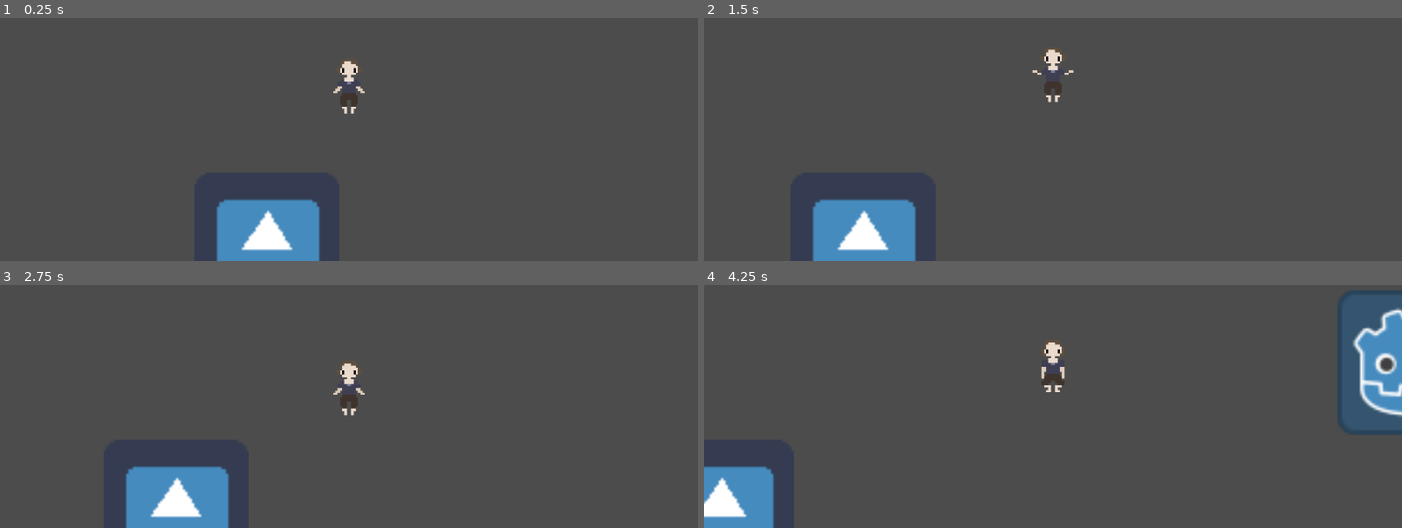
Above: before the commit, frames 1-4 (two rows, left to right).
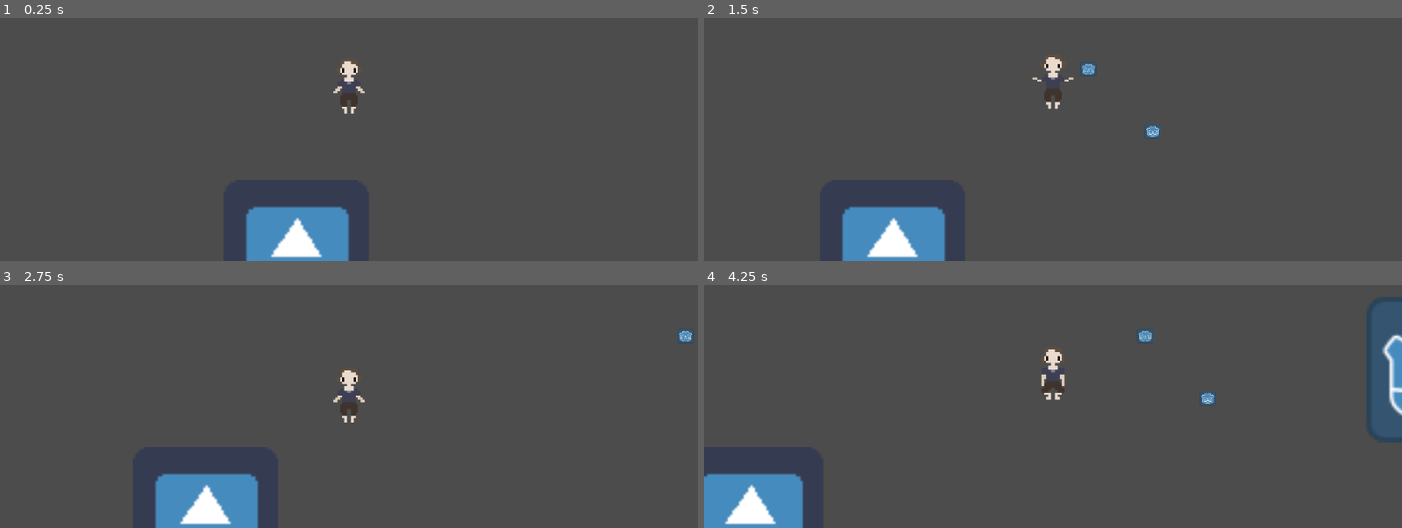
Above: after the commit, the same moments.

Repository: linasdev/qualia
Game: Godot game, scene res://scenes/scene1/scene1.tscn
Two runs of this game, one before a commit and one after it. Both use one fixed random seed, a clock stepped at 60 frames per second and the inputs below. The engine's default icon, where the game draws it, is replaced by a stand-in: a white triangle on a blue panel in a dark square.
Inputs (mouse positions are in pixels of both pictures, inside the frame that each line leads up to):
- Up to frame 1 (0.25 s): no input
- Up to frame 2 (1.5 s): move the mouse to (1206, 37) at 0.52 s; hold Right (ui_right) from 0.53 s (still down); tap E (interact) at 0.6 s; tap Space (jump) at 0.77, 1.07 s; click (1206, 37) at 0.8 s; move the mouse to (913, 78) at 1.27 s; click (913, 78) at 1.35 s
- Up to frame 3 (2.75 s): tap Space (jump) at 1.52, 1.55, 1.82, 2.1 s; move the mouse to (outside the picture) at 2.02 s; release Right (ui_right) at 2.03 s; hold Left (ui_left) from 2.03 s (still down); tap E (interact) at 2.3 s
- Up to frame 4 (4.25 s): move the mouse to (1018, 406) at 2.77 s; release Left (ui_left) at 2.78 s; hold Right (ui_right) from 2.78 s (still down); tap E (interact) at 2.85 s; tap Space (jump) at 3.02, 3.32, 3.77, 3.8, 4.07 s; click (1018, 406) at 3.05 s; move the mouse to (1262, 384) at 3.52 s; click (1262, 384) at 3.6 s

The runs differ from the first frame. In frame 1, 3.6% of the frame differs, in the area x 31-50%, y 74-100%; in frame 2, 4.3%; in frame 3, 4.2%; in frame 4, 7.7%, in the area x 0-100%, y 2-100%.

Commit message:
Add gun

Diff:
--- /dev/null
+++ b/entities/bullet/bullet.gd
@@ -0,0 +1,9 @@
+extends KinematicBody2D
+
+export var speed = 100
+
+var velocity = Vector2()
+
+func _physics_process(_delta):
+	velocity.x = speed;
+	velocity = move_and_slide(velocity, Vector2(0, -1))
--- /dev/null
+++ b/entities/bullet/bullet.tscn
@@ -0,0 +1,18 @@
+[gd_scene load_steps=4 format=2]
+
+[ext_resource path="res://entities/bullet/bullet.gd" type="Script" id=1]
+[ext_resource path="res://entities/bullet/bullet.png" type="Texture" id=2]
+
+[sub_resource type="RectangleShape2D" id=1]
+extents = Vector2( 3.51136, 3.1778 )
+
+[node name="bullet" type="KinematicBody2D"]
+script = ExtResource( 1 )
+
+[node name="Sprite" type="Sprite" parent="."]
+position = Vector2( 0.0968533, 1.90735e-06 )
+scale = Vector2( 0.113165, 0.0980311 )
+texture = ExtResource( 2 )
+
+[node name="CollisionShape2D" type="CollisionShape2D" parent="."]
+shape = SubResource( 1 )
--- /dev/null
+++ b/entities/gun/gun.gd
@@ -0,0 +1,6 @@
+extends Sprite
+
+export (PackedScene) var Bullet
+
+func shoot():
+	var bul = Bullet.instance()
--- /dev/null
+++ b/entities/gun/gun.tscn
@@ -0,0 +1,6 @@
+[gd_scene load_steps=2 format=2]
+
+[ext_resource path="res://entities/gun/gun.gd" type="Script" id=1]
+
+[node name="gun_sprite" type="Sprite"]
+script = ExtResource( 1 )
--- a/entities/player/player.gd
+++ b/entities/player/player.gd
@@ -1,12 +1,14 @@
 extends KinematicBody2D
 
+export (PackedScene) var Bullet = preload("res://entities/bullet/bullet.tscn")
 export var run_speed = 50  # How fast the player will move (pixels/sec).
 export var jump_speed = -150
 export var gravity = 5
 
-var velocity = Vector2();
-var jumping = false;
-var interactableObject;
+var velocity = Vector2()
+var jumping = false
+var interactableObject
+var hasGun = true
 
 func _input(event):
 	if Input.is_action_just_pressed("jump") and is_on_floor():
@@ -47,6 +49,9 @@
 func _process(_delta):
 	process_animation()
 	process_interactability()
+	if Input.is_action_just_pressed("shoot"):
+		if hasGun:
+			shoot()
 
 # Skiela istryne get_input ir pakeite struktura, atleiskit, kolegos :(
 
@@ -65,3 +70,11 @@
 
 func _ready():
 	$interaction_info.hide()
+
+
+func shoot():
+	print("bang!")
+	var bul = Bullet.instance()
+	#bul.position = $shoting_pos.position
+	get_tree().root.get_children()[0].add_child(bul)
+	bul.global_transform = $shoting_pos.global_transform
--- a/entities/player/player.tscn
+++ b/entities/player/player.tscn
@@ -45,3 +45,6 @@
 
 [node name="CollisionShape2D" type="CollisionShape2D" parent="interaction_area"]
 shape = SubResource( 2 )
+
+[node name="shoting_pos" type="Position2D" parent="."]
+position = Vector2( 7, 2 )
--- a/project.godot
+++ b/project.godot
@@ -54,3 +54,8 @@
 "events": [ Object(InputEventKey,"resource_local_to_scene":false,"resource_name":"","device":0,"alt":false,"shift":false,"control":false,"meta":false,"command":false,"pressed":false,"scancode":32,"unicode":0,"echo":false,"script":null)
  ]
 }
+shoot={
+"deadzone": 0.5,
+"events": [ Object(InputEventMouseButton,"resource_local_to_scene":false,"resource_name":"","device":-1,"alt":false,"shift":false,"control":false,"meta":false,"command":false,"button_mask":0,"position":Vector2( 0, 0 ),"global_position":Vector2( 0, 0 ),"factor":1.0,"button_index":1,"pressed":false,"doubleclick":false,"script":null)
+ ]
+}
--- a/scenes/scene1/scene1.tscn
+++ b/scenes/scene1/scene1.tscn
@@ -10,6 +10,7 @@
 extents = Vector2( 1845.14, 39.816 )
 
 [node name="Scene1" type="Node2D"]
+position = Vector2( 0, -155.083 )
 
 [node name="ground" type="StaticBody2D" parent="."]
 
@@ -22,7 +23,7 @@
 texture = ExtResource( 2 )
 
 [node name="Player" parent="." instance=ExtResource( 1 )]
-position = Vector2( 7.08963, 126.006 )
+position = Vector2( -5.8226, 122.833 )
 
 [node name="scene_changer" parent="." instance=ExtResource( 3 )]
 position = Vector2( 274.259, 142.885 )
Binary file added: entities/bullet/bullet.png
Not shown, added: entities/bullet/bullet.png.import
